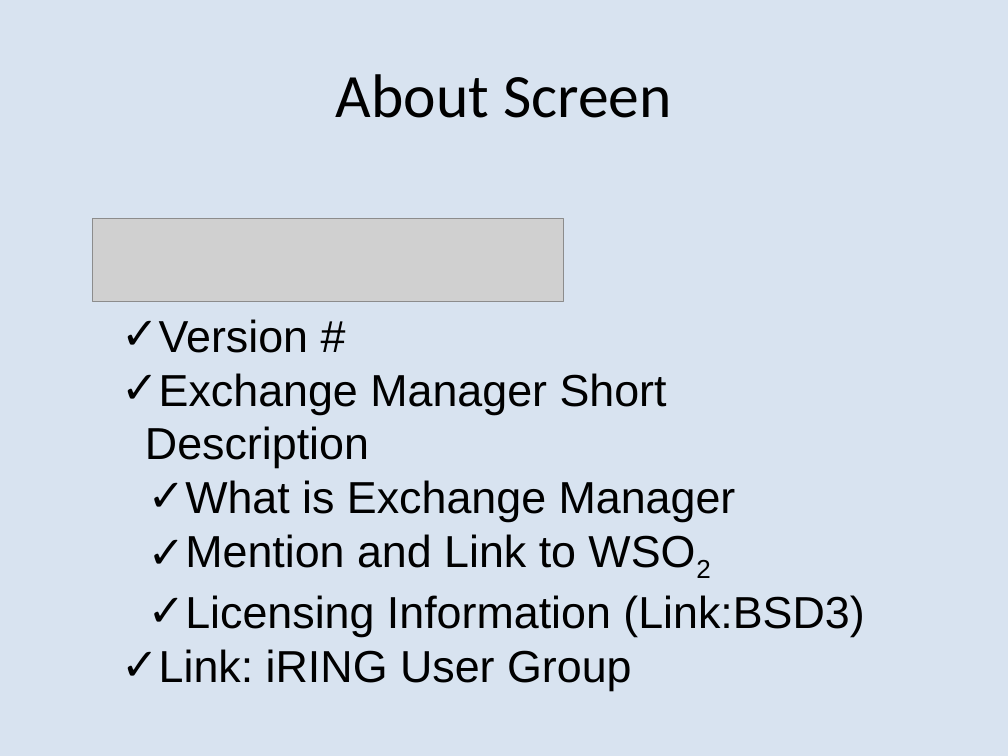
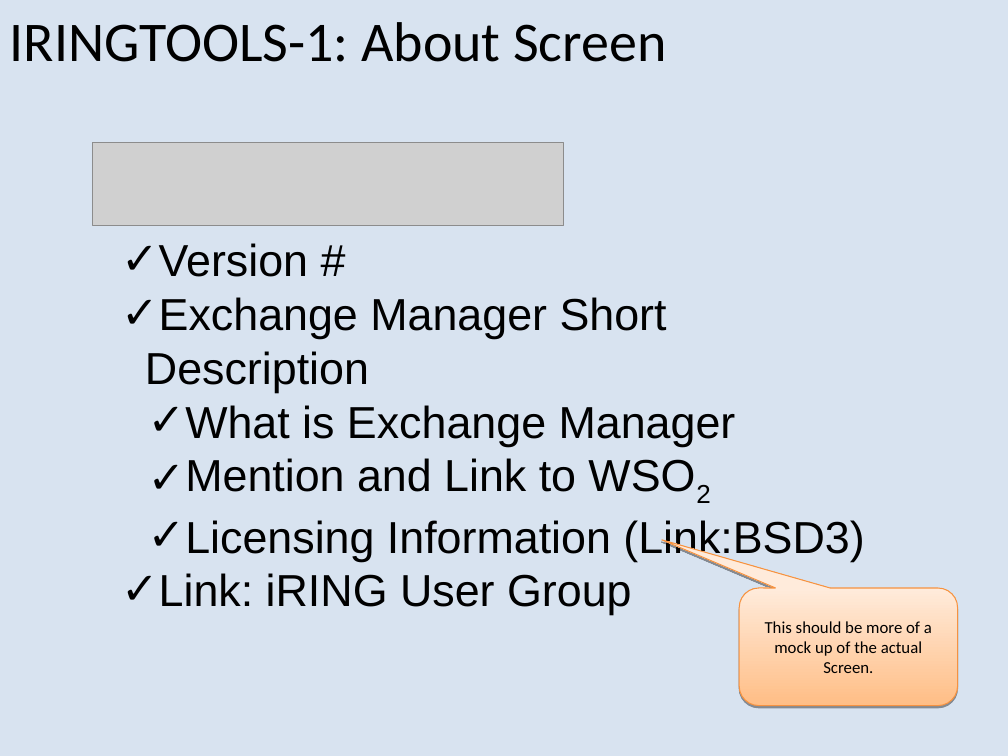
Before and after one commit to heyena/iring-tools, a slide deck: slide 2 of trunk/iRINGTools.ESB/documents/Sprint 2 User Stories.1.0.ppt (slide 1 before the commit). Drawn at 1008x756 pixels with LibreOffice and Linux fonts; fonts in the diff are those of the drawing; grey boxes stand for pictures. Boxes give left, top, right and bottom in pixels: in the first picture for what was removed or moved away, otherwise in the second. Text is boxed around its words. In the diff, an @@ line names an element or a change of style, - is before the commit and + after.

```diff
--- a/trunk/iRINGTools.ESB/documents/Sprint 2 User Stories.1.0.ppt
+++ b/trunk/iRINGTools.ESB/documents/Sprint 2 User Stories.1.0.ppt
@@ text "IRINGTOOLS-1: About Screen" at (10, 22, 666, 62): vertical alignment middle to top @@
@@ text at (10, 22, 666, 62): text changed; size 44 to 40 pt @@
-About Screen
+IRINGTOOLS-1: About Screen
@@ picture: place and size @@
-picture at (93, 219, 564, 301)
+picture at (93, 143, 564, 226)
@@ text "Version #": place and size @@
-text "Version #" at (145, 319, 864, 691)
+text "Version #" at (145, 243, 864, 615)
@@ rounded speech box added at (739, 588, 958, 706), fill gradient #FFBE86 to #FFEBDB, outline #F69240 0.74 pt, 12 pt, text #000000 @@
+This should be more of a mock up of the actual Screen.
```
Also in this commit, not shown: 1 other slide changed, 1 slide added, 5 other files.
